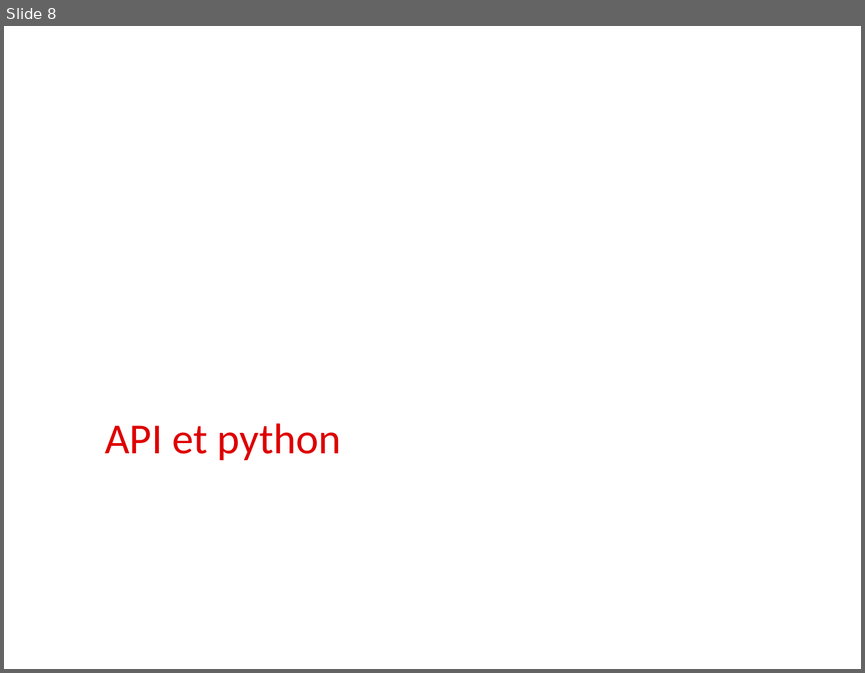
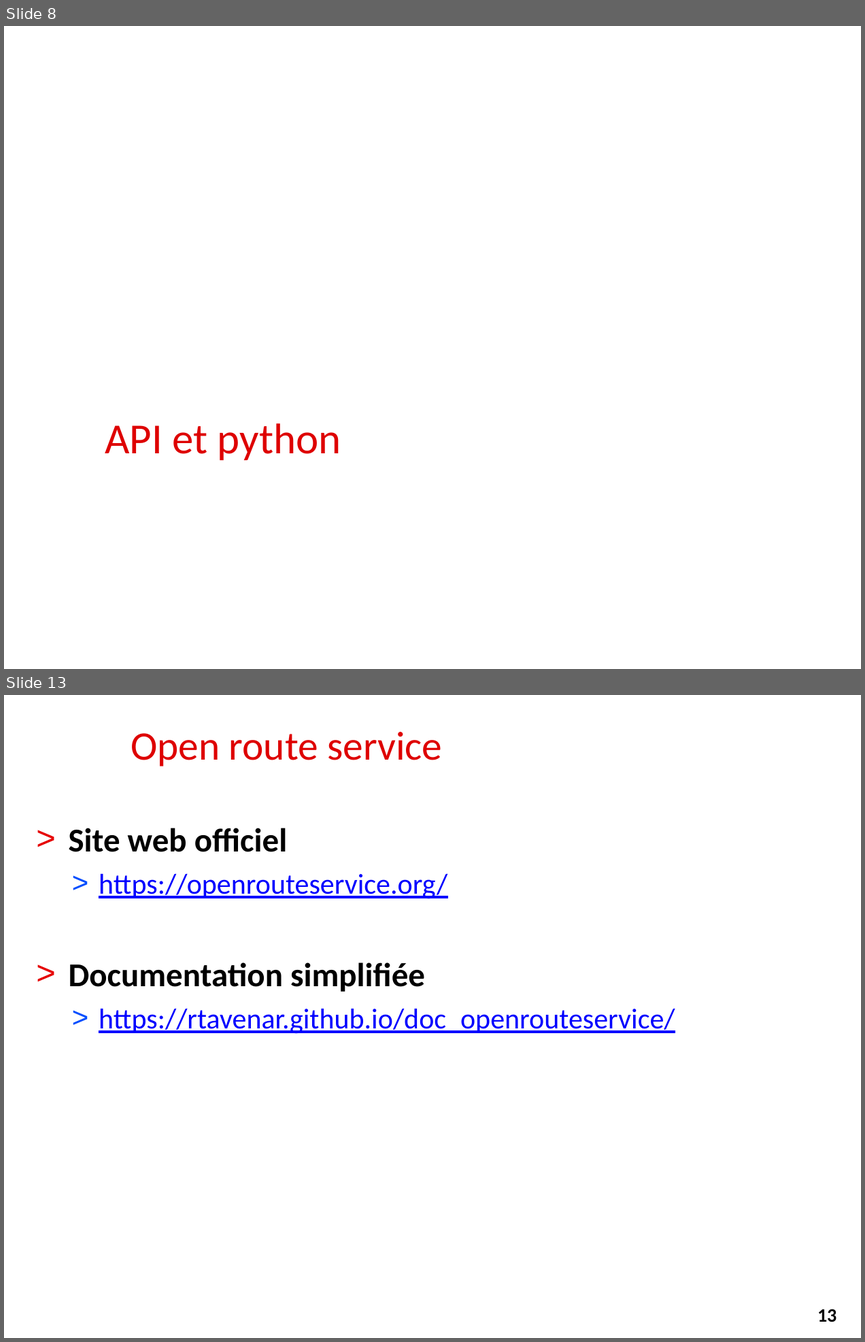
Before and after one commit to alemaitr/python_opendata_l2, a slide deck: cours3.pptx. Shown one above the other, each under a label of ours: slide 8 before the commit, slides 8 and 13 after it; the slides between them are not shown. The pictures are 865x673 and 865x1342 pixels, drawn with LibreOffice and Linux fonts; fonts in the diff are those of the drawing; background and template pictures are left out. Boxes give left, top, right and bottom in pixels: in the first picture for what was removed or moved away, otherwise in the second. Text is boxed around its words. In the diff, an @@ line names an element or a change of style, - is before the commit and + after.

Commit message:
Mise à jour Cours 3 Open Route Service

```diff
--- a/cours3.pptx
+++ b/cours3.pptx
@@ slide 13 added at (x1=4, y1=695, x2=861, y2=1338), background #FFFFFF @@
@@ title added at (x1=130, y1=732, x2=442, y2=766), 34 pt, text #DE0000 @@
+Open route service
@@ text added at (x1=69, y1=828, x2=674, y2=1034), 24 pt, text #0000FF, underline @@
+> Site web officiel
+  > https://openrouteservice.org/
+> Documentation simplifiée
+  > https://rtavenar.github.io/doc_openrouteservice/
@@ page number added at (x1=800, y1=1297, x2=854, y2=1331), fill #FFFFFF, outline #FFFFFF 0.75 pt, 16 pt, text #000000, bold @@
+13
```
Also in this commit, not shown: 4 slides changed, 3 other slides added, 6 slides removed, 1 other file.
